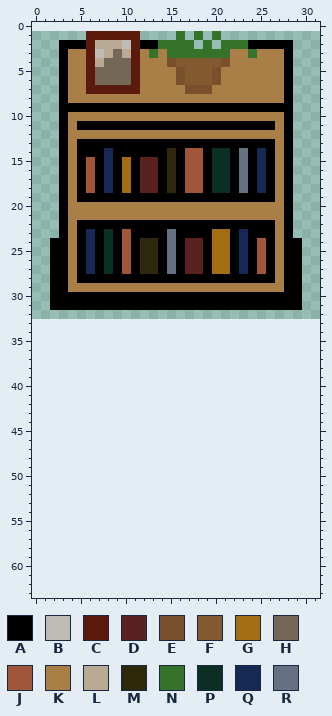
Pixel-art sprite -- data/img/tiles/bookcase/bookcase_front1.png. The picture above was drawn from the file before the commit.
The file is 32x32 pixels. The old version is drawn lined up with the new one, on the new canvas.
Palette (. is transparent): A #000000  B #bfbcb7  C #5c1a0c  D #5a2121  E #78512c  F #835930  G #a36d14  H #746755  J #a15539  K #a97f47  L #baa993  M #2f290b  N #35722a  P #0b2f24  Q #162954  R #667083
Pixels before, first column x 2:
 1 ....CCCCCC....N.N.N.........
 2 .AAACLLLBCAANNNN.N.NNNAAAAA.
 3 .AKKCBLHLCKNKNNNNNNNKKNKKKA.
 4 .AKKCLHHHCKKKEFFFFFEKKKKKKA.
 5 .AKKCHHHHCKKKKEFFFEKKKKKKKA.
 6 .AKKCHHHHCKKKKEFFFEKKKKKKKA.
 7 .AKKCCCCCCKKKKKEEEKKKKKKKKA.
 8 .AKKKKKKKKKKKKKKKKKKKKKKKKA.
 9 .AAAAAAAAAAAAAAAAAAAAAAAAAA.
10 .AKKKKKKKKKKKKKKKKKKKKKKKKA.
11 .AKAAAAAAAAAAAAAAAAAAAAAAKA.
12 .AKKKKKKKKKKKKKKKKKKKKKKKKA.
13 .AKAAAAAAAAAAAAAAAAAAAAAAKA.
14 .AKAAAQAAAAAAMAJJAPPARAQAKA.
15 .AKAJAQAGADDAMAJJAPPARAQAKA.
16 .AKAJAQAGADDAMAJJAPPARAQAKA.
17 .AKAJAQAGADDAMAJJAPPARAQAKA.
18 .AKAJAQAGADDAMAJJAPPARAQAKA.
19 .AKAAAAAAAAAAAAAAAAAAAAAAKA.
20 .AKKKKKKKKKKKKKKKKKKKKKKKKA.
21 .AKKKKKKKKKKKKKKKKKKKKKKKKA.
22 .AKAAAAAAAAAAAAAAAAAAAAAAKA.
23 .AKAQAPAJAAAARAAAAGGAQAAAKA.
24 AAKAQAPAJAMMARADDAGGAQAJAKAA
25 AAKAQAPAJAMMARADDAGGAQAJAKAA
26 AAKAQAPAJAMMARADDAGGAQAJAKAA
27 AAKAQAPAJAMMARADDAGGAQAJAKAA
28 AAKAAAAAAAAAAAAAAAAAAAAAAKAA
29 AAKKKKKKKKKKKKKKKKKKKKKKKKAA
30 AAAAAAAAAAAAAAAAAAAAAAAAAAAA
31 AAAAAAAAAAAAAAAAAAAAAAAAAAAA
The result:
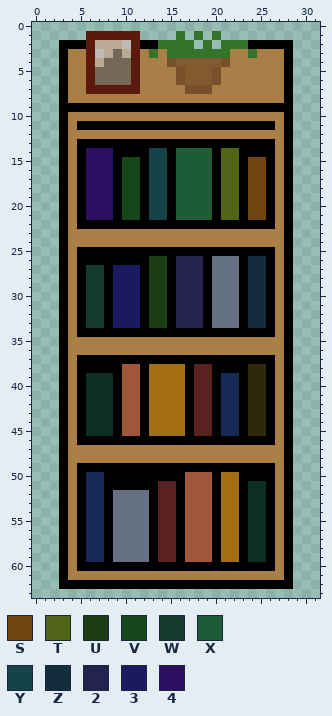
Colours new in this view: S #72440f  T #516317  U #193c13  V #15471b  W #133c2c  X #1e5c38  Y #154347  Z #132d3c  2 #24234f  3 #1b1960  4 #2c0f60
Changes in this commit:
canvas 32x32 -> 32x64, the old top-left corner now at 0,1
Changed rows in their new state; - is an unchanged pixel.
first column x 2:
14 ----444----YYAXXXXATTA-A----
15 ----444-VVAYYAXXXXATTASS----
16 ----444-VVAYYAXXXXATTASS----
17 ----444-VVAYYAXXXXATTASS----
18 ----444-VVAYYAXXXXATTASS----
19 ----444-VV-YY-XXXX-TT-SS----
20 ---A444AVVAYYAXXXXATTASSA---
21 ---A444AVVAYYAXXXXATTASSA---
23 ---KKKKKKKKKKKKKKKKKKKKKK---
24 .--KKKKKKKKKKKKKKKKKKKKKK--.
25 .---A-A-A-AA-A-AA-AA-A-A---.
26 .---A-A-A-AUUA222-RRRAZZ---.
27 .---WWA333AUUA222-RRRAZZ---.
28 .---WW-333-UU-222-RRR-ZZ---.
29 .--AWWA333AUUA222ARRRAZZA--.
30 .-K-WW-333-UU-222-RRR-ZZ-K-.
31 .-K-WW-333-UU-222-RRR-ZZ-K-.
32 -AKAWWA333AUUA222ARRRAZZAKA-
33 -AKAWWA333AUUA222ARRRAZZAKA-
34 -AKAAAAAAAAAAAAAAAAAAAAAAKA-
35 -AKKKKKKKKKKKKKKKKKKKKKKKKA-
36 -AKKKKKKKKKKKKKKKKKKKKKKKKA-
37 -AKAAAAAAAAAAAAAAAAAAAAAAKA-
38 -AKAAAAAJJAGGGGADDAAAAMMAKA-
39 -AKAPPPAJJAGGGGADDAQQAMMAKA-
40 -AKAPPPAJJAGGGGADDAQQAMMAKA-
41 -AKAPPPAJJAGGGGADDAQQAMMAKA-
42 -AKAPPPAJJAGGGGADDAQQAMMAKA-
43 -AKAPPPAJJAGGGGADDAQQAMMAKA-
44 -AKAPPPAJJAGGGGADDAQQAMMAKA-
45 -AKAPPPAJJAGGGGADDAQQAMMAKA-
46 -AKAAAAAAAAAAAAAAAAAAAAAAKA-
47 -AKKKKKKKKKKKKKKKKKKKKKKKKA-
48 -AKKKKKKKKKKKKKKKKKKKKKKKKA-
49 -AKAAAAAAAAAAAAAAAAAAAAAAKA-
50 -AKAQQAAAAAAAAAJJJAGGAAAAKA-
51 -AKAQQAAAAAADDAJJJAGGAPPAKA-
52 -AKAQQARRRRADDAJJJAGGAPPAKA-
53 -AKAQQARRRRADDAJJJAGGAPPAKA-
54 -AKAQQARRRRADDAJJJAGGAPPAKA-
55 -AKAQQARRRRADDAJJJAGGAPPAKA-
56 -AKAQQARRRRADDAJJJAGGAPPAKA-
57 -AKAQQARRRRADDAJJJAGGAPPAKA-
58 -AKAQQARRRRADDAJJJAGGAPPAKA-
59 -AKAQQARRRRADDAJJJAGGAPPAKA-
60 -AKAAAAAAAAAAAAAAAAAAAAAAKA-
61 -AKKKKKKKKKKKKKKKKKKKKKKKKA-
62 -AAAAAAAAAAAAAAAAAAAAAAAAAA-
